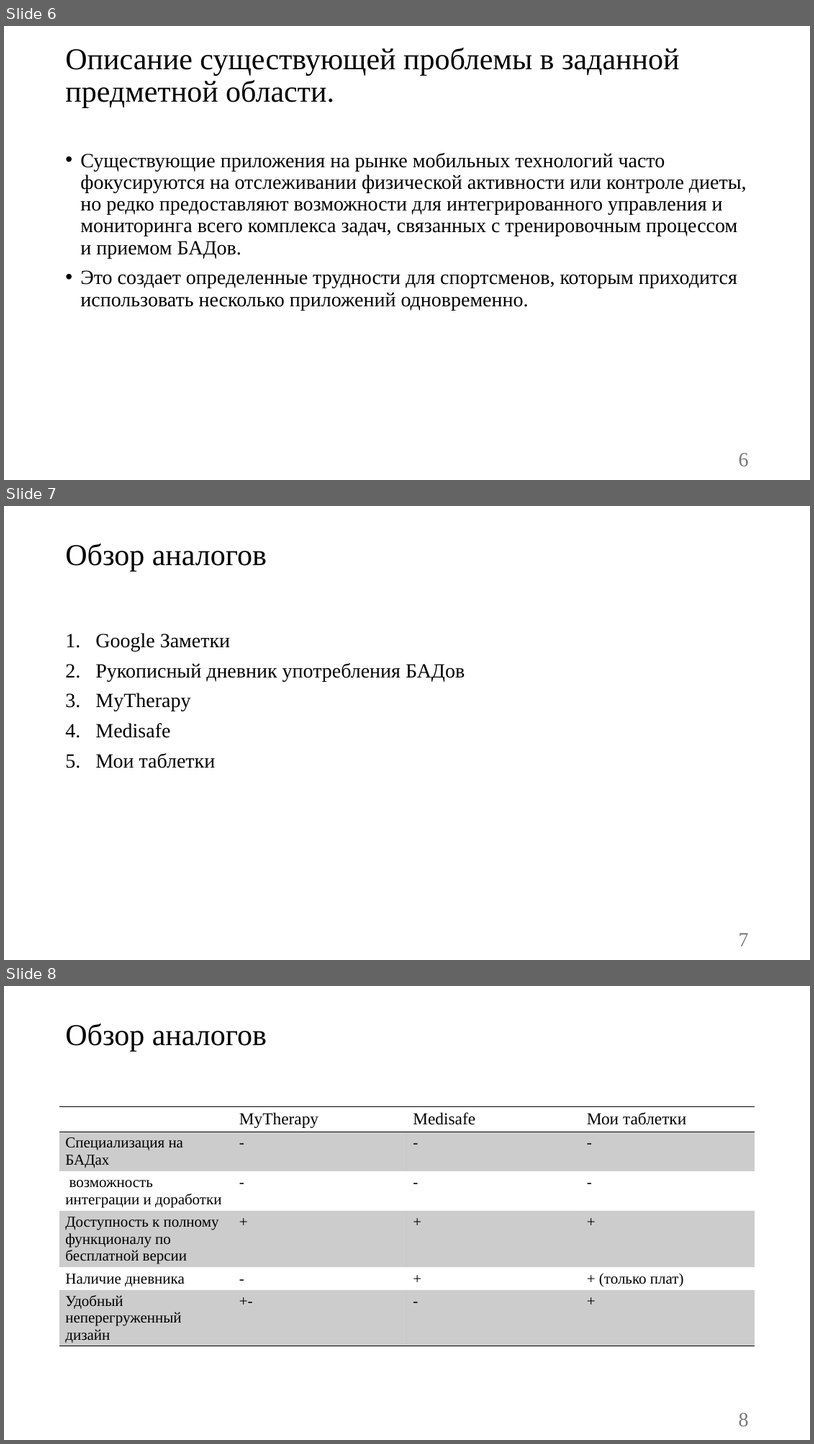
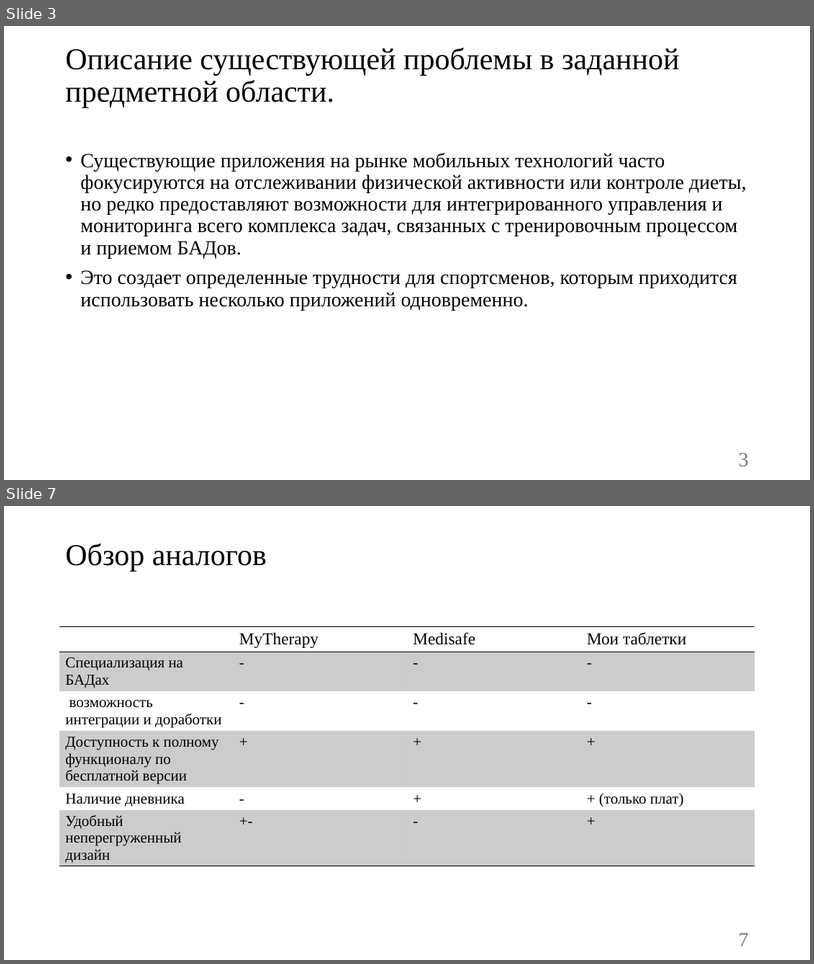
Before and after one commit to vadimgilka/SportApp, a slide deck: Documentation/Documentation Backend/Презентация-Чупинин-Антон-Павлович.pptx. Shown one above the other, each under a label of ours: slides 6, 7 and 8 before the commit, slides 3 and 7 after it; the slides between them are not shown. The pictures are 814x1444 and 814x964 pixels, drawn with LibreOffice and Linux fonts; fonts in the diff are those of the drawing. Boxes give left, top, right and bottom in pixels: in the first picture for what was removed or moved away, otherwise in the second. Text is boxed around its words. In the diff, an @@ line names an element or a change of style, - is before the commit and + after.

```diff
--- a/Documentation/Documentation Backend/Презентация-Чупинин-Антон-Павлович.pptx
+++ b/Documentation/Documentation Backend/Презентация-Чупинин-Антон-Павлович.pptx
@@ slide 7 removed at (x1=4, y1=506, x2=810, y2=960), background #FFFFFF @@
@@ title removed at (x1=65, y1=543, x2=267, y2=571) @@
-Обзор аналогов
@@ text removed at (x1=95, y1=633, x2=465, y2=768) @@
-1. Google Заметки
-2. Рукописный дневник употребления БАДов
-3. MyTherapy
-4. Medisafe
-5. Мои таблетки
@@ page number removed at (x1=739, y1=932, x2=749, y2=946) @@
-7
@@ what was slide 6 is now slide 3 @@
@@ page number at (x1=739, y1=452, x2=749, y2=466): text changed @@
-6
+3
@@ what was slide 8 is now slide 7 @@
@@ page number at (x1=739, y1=932, x2=749, y2=946): text changed @@
-8
+7
```
Also in this commit, not shown: 5 slides changed.
